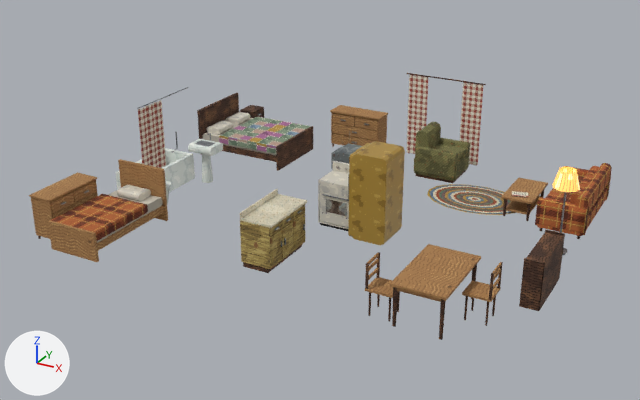
Before and after pictures for a commit that changed the glTF model THE_VEIL_ASSETS_V2/03_Residential/House_Variants/RES_House_Bungalow_Mirror_Furnishing.glb.
One viewpoint serves both versions: a 50 mm lens placed at (7.19, -21.03, 7.8), pointed at (-0.23, -7.53, 1.05). Lighting does not change. The marker at lower left points along +X, +Y and +Z. The older version comes first. Objects named as collision shapes, trigger or cutter boxes, shadow casters or lower levels of detail are left out. Where no turn or scale is listed for an object, it has been applied to the vertices. Vertices at exactly the same position are counted once.

Names of what the first picture shows: 'RES_House_Bungalow_Mirror_Furnishing_Mesh'.
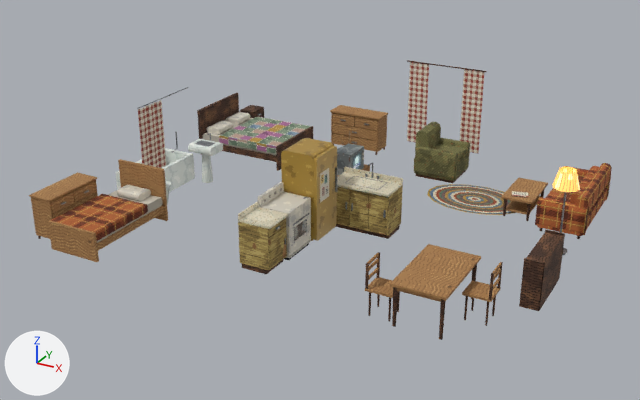
Location of each change, [x1, y1, x2, y2] in pixels of the pictures (640 x 400 px; the box of a moved part takes in the faces that stretch with it):
'RES_House_Bungalow_Mirror_Furnishing_Mesh', reshaped
    before: [29, 73, 612, 340]
    after: [29, 60, 612, 340]
part 1 of me_res_house_bungalow_mirror_furnishing_mesh, moved or reshaped
    before: [407, 73, 486, 85]
    after: [407, 60, 487, 72]
part 2 of me_res_house_bungalow_mirror_furnishing_mesh, moved or reshaped (mostly hidden before)
    before: [320, 223, 348, 231]
    after: [335, 224, 400, 239]
part 3 of me_res_house_bungalow_mirror_furnishing_mesh, moved or reshaped
    before: [243, 245, 302, 273]
    after: [242, 260, 283, 274]
part 4 of me_res_house_bungalow_mirror_furnishing_mesh, moved or reshaped
    before: [348, 177, 349, 199]
    after: [335, 167, 338, 192]
part 5 of me_res_house_bungalow_mirror_furnishing_mesh, moved or reshaped
    before: [407, 74, 428, 154]
    after: [407, 62, 429, 143]
part 6 of me_res_house_bungalow_mirror_furnishing_mesh, moved or reshaped
    before: [460, 82, 483, 165]
    after: [460, 69, 484, 153]
part 7 of me_res_house_bungalow_mirror_furnishing_mesh, moved or reshaped
    before: [240, 189, 307, 269]
    after: [336, 167, 403, 235]
part 8 of me_res_house_bungalow_mirror_furnishing_mesh, added
    after: [337, 187, 350, 225]
part 9 of me_res_house_bungalow_mirror_furnishing_mesh, moved or reshaped
    before: [326, 200, 347, 216]
    after: [337, 189, 347, 223]
part 10 of me_res_house_bungalow_mirror_furnishing_mesh, added
    after: [350, 190, 369, 230]
part 11 of me_res_house_bungalow_mirror_furnishing_mesh, rebuilt (38% wider, 18% taller)
    before: [270, 221, 282, 237]
    after: [268, 219, 285, 238]
part 12 of me_res_house_bungalow_mirror_furnishing_mesh, rebuilt (46% wider, 13% taller)
    before: [270, 229, 282, 267]
    after: [268, 226, 286, 269]
part 13 of me_res_house_bungalow_mirror_furnishing_mesh, rebuilt (45% wider, 12% taller)
    before: [272, 233, 282, 265]
    after: [270, 230, 285, 266]
part 14 of me_res_house_bungalow_mirror_furnishing_mesh, deleted
    before: [281, 143, 370, 255]
part 15 of me_res_house_bungalow_mirror_furnishing_mesh, reshaped
    before: [282, 141, 405, 258]
    after: [238, 138, 388, 271]

What changed in the scene script:
```text
Change me_res_house_bungalow_mirror_furnishing_mesh:
    remove me_res_house_bungalow_mirror_furnishing_mesh.from_pydata(...)  # 2798 vertices, 4199 faces; spans x -4.43..4.39, y -10.88..-3.31, z 0.6..2.61
    add me_res_house_bungalow_mirror_furnishing_mesh.from_pydata(...)  # 2857 vertices, 4309 faces; spans x -4.43..4.39, y -10.88..-3.31, z 0.6..2.79
    me_res_house_bungalow_mirror_furnishing_mesh part 1: the loose piece of 10 vertices spanning x -0.3..1.5, y -3.45..-3.43, z 2.49..2.51 is moved by (0.0, 0.0, 0.28)
    me_res_house_bungalow_mirror_furnishing_mesh part 2: the loose piece of 8 vertices spanning x -0.16..0.56, y -7.66..-7.11, z 0.6..0.66 is scaled about its middle by (1.61, 0.893, 1.67), then moved by (0.45, 0.04, 0.02), in mat_m_furn_wooddark (picture img_t_furn_wooddark_png)
    me_res_house_bungalow_mirror_furnishing_mesh part 3: the loose piece of 8 vertices spanning x -0.5..0.0, y -9.78..-8.62, z 0.6..0.7 is scaled about its middle by (1, 0.483, 1), then moved by (0.0, -0.35, 0.0)
    me_res_house_bungalow_mirror_furnishing_mesh part 4: the loose piece of 8 vertices spanning x 0.56..0.61, y -7.93..-7.9, z 1.38..1.86 is turned 180 degrees about the z axis through its middle, then moved by (-0.37, 0.18, 0.0)
    me_res_house_bungalow_mirror_furnishing_mesh part 5: the loose piece of 14 vertices spanning x -0.25..0.2, y -3.46..-3.4, z 0.65..2.5 is moved by (0.0, 0.0, 0.28)
    me_res_house_bungalow_mirror_furnishing_mesh part 6: the loose piece of 14 vertices spanning x 1.0..1.45, y -3.46..-3.4, z 0.65..2.5 is moved by (0.0, 0.0, 0.28)
    me_res_house_bungalow_mirror_furnishing_mesh part 7: the loose piece of 32 vertices spanning x -0.52..0.09, y -9.8..-8.6, z 0.7..1.62 is turned -90 degrees about the z axis through its middle, then moved by (0.86, 1.82, 0.0)
    me_res_house_bungalow_mirror_furnishing_mesh part 8: a new loose piece, a box spanning x 0.08..0.447, y -7.655..-7.635, z 0.72..1.44, in mat_m_furn_woodpainted (picture img_t_furn_woodpainted_png)
    me_res_house_bungalow_mirror_furnishing_mesh part 9: the loose piece of 8 vertices spanning x -0.02..0.42, y -7.7, z 0.92..1.18 is scaled about its middle by (0.652, 2, 2.46), then moved by (0.06, 0.04, 0.03), in mat_m_furn_woodpainted (picture img_t_furn_woodpainted_png)
    me_res_house_bungalow_mirror_furnishing_mesh part 10: a new loose piece, a box spanning x 0.467..0.833, y -7.655..-7.635, z 0.72..1.44, in mat_m_furn_woodpainted (picture img_t_furn_woodpainted_png)
    me_res_house_bungalow_mirror_furnishing_mesh part 11: the loose piece of 8 vertices spanning x 0.04..0.05, y -9.77..-9.4, z 1.3..1.46 is rebuilt with 8 vertices and now spans x 0.04..0.05, y -9.82..-9.28, z 1.3..1.46
    me_res_house_bungalow_mirror_furnishing_mesh part 12: the loose piece of 8 vertices spanning x 0.04..0.05, y -9.77..-9.4, z 0.72..1.28 is rebuilt with 8 vertices and now spans x 0.04..0.05, y -9.82..-9.28, z 0.72..1.28
    me_res_house_bungalow_mirror_furnishing_mesh part 13: the loose piece of 8 vertices spanning x 0.05..0.06, y -9.73..-9.44, z 0.76..1.24 is rebuilt with 8 vertices and now spans x 0.05..0.06, y -9.78..-9.32, z 0.76..1.24
    me_res_house_bungalow_mirror_furnishing_mesh part 14: 34 loose pieces with 332 vertices, spanning x -0.43..1.28, y -9.78..-7.14, z 0.66..2.26, are deleted
    me_res_house_bungalow_mirror_furnishing_mesh part 15: 137 vertices removed from x -0.18..1.33, y -9.38..-7.07, z 0.64..2.3; 376 vertices added at x -0.52..1.22, y -9.85..-7.1, z 0.6..2.3
    other edits to the shape of me_res_house_bungalow_mirror_furnishing_mesh do not show in these pictures
```
